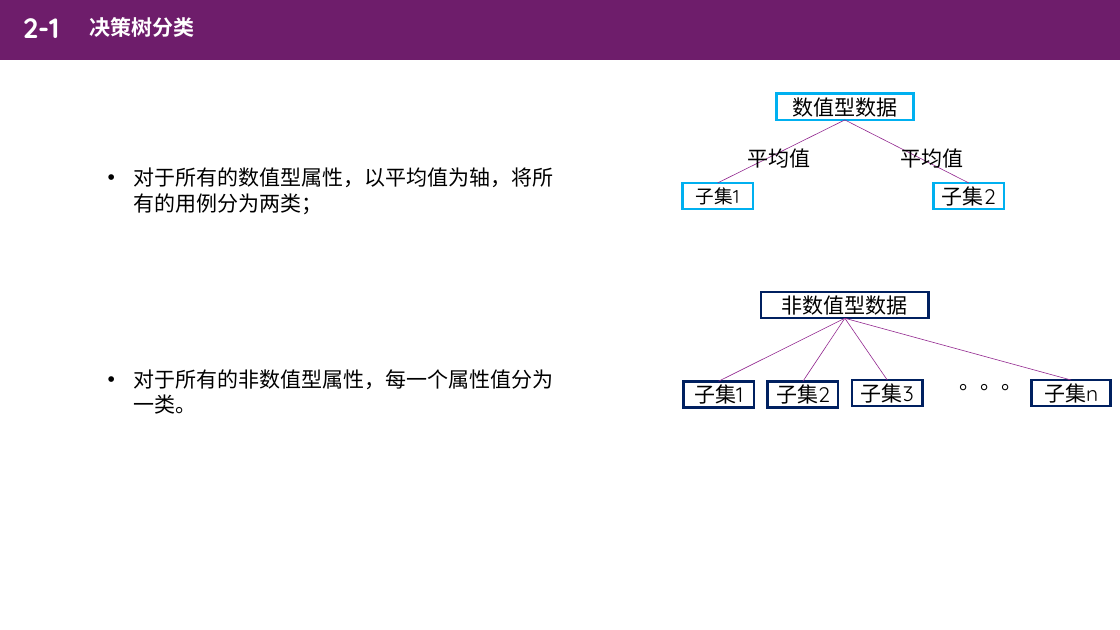
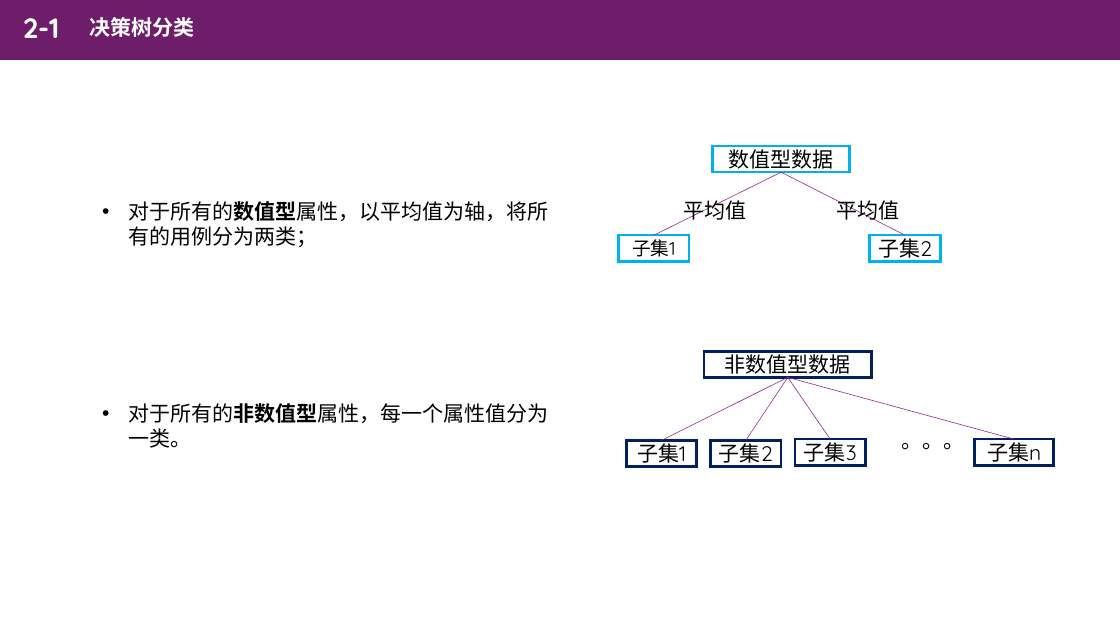
Before and after one commit to cuiods/DataRepository, a slide deck: slide 4 of Homework2/数据仓库报告.pptx (slide 3 before the commit). Drawn at 1120x630 pixels with LibreOffice and Linux fonts; fonts in the diff are those of the drawing. Boxes give left, top, right and bottom in pixels: in the first picture for what was removed or moved away, otherwise in the second. Text is boxed around its words. In the diff, an @@ line names an element or a change of style, - is before the commit and + after.

```diff
--- a/Homework2/数据仓库报告.pptx
+++ b/Homework2/数据仓库报告.pptx
@@ 3 rectangles, 2 texts, 2 lines: place and size @@
-3 rectangles, 2 texts, 2 lines at box(682, 94, 1004, 209)
+3 rectangles, 2 texts, 2 lines at box(618, 146, 940, 261)
@@ text "对于所有的数值型属性，以平均值为轴，将所有的用例分为两类；": place and size @@
-text "对于所有的数值型属性，以平均值为轴，将所有的用例分为两类；" at box(134, 167, 554, 414)
+text "对于所有的数值型属性，以平均值为轴，将所有的用例分为两类；" at box(128, 201, 548, 448)
@@ text "对于所有的数值型属性，以平均值为轴，将所有的用例分为两类；" at box(128, 201, 548, 448): bold on in "对于所有的数值型属性，以平均值为轴，将所有的用例分为两类；", "对于所有的非数值型属性，每一个属性值分为一类。" @@
@@ 5 rectangles, 4 lines, 1 text: place and size @@
-5 rectangles, 4 lines, 1 text at box(684, 292, 1111, 408)
+5 rectangles, 4 lines, 1 text at box(627, 351, 1054, 466)
```
Also in this commit, not shown: 6 other slides changed, 2 slides added, 1 other file.
